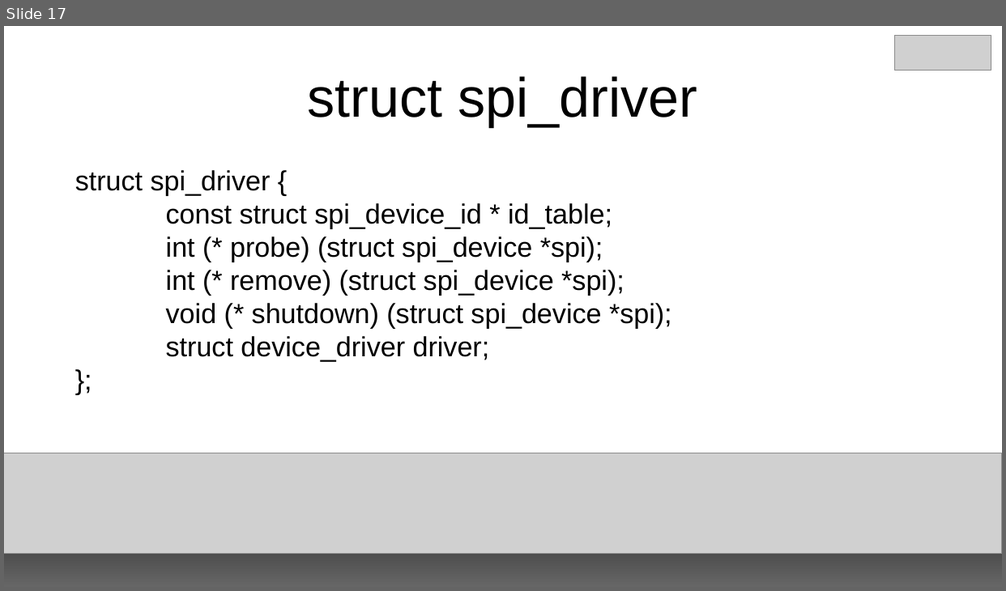
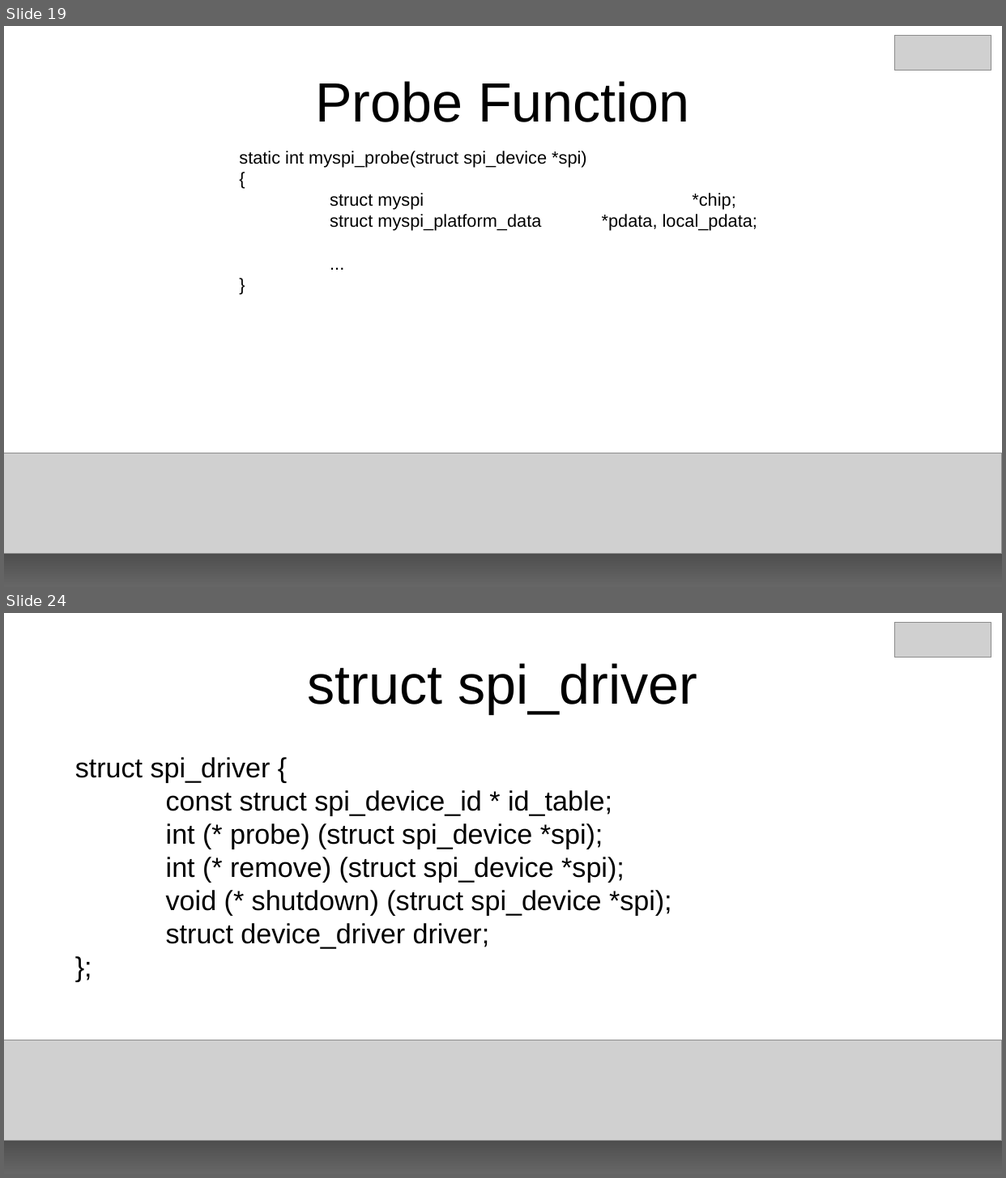
Before and after one commit to e-ale/Slides, a slide deck: building-an-spi-driver.odp. Shown one above the other, each under a label of ours: slide 17 before the commit, slides 19 and 24 after it; the slides between them are not shown. The pictures are 1006x591 and 1006x1178 pixels, drawn with LibreOffice and Linux fonts; fonts in the diff are those of the drawing; grey boxes stand for pictures. Boxes give left, top, right and bottom in pixels: in the first picture for what was removed or moved away, otherwise in the second. Text is boxed around its words. In the diff, an @@ line names an element or a change of style, - is before the commit and + after.

Commit message:
Add probe and devicetable examples
Also reorganize a bit.

```diff
--- a/building-an-spi-driver.odp
+++ b/building-an-spi-driver.odp
@@ slide 19 added at [4, 26, 1002, 587], background #FFFFFF @@
@@ picture added at [895, 35, 991, 71] @@
@@ title added at [315, 81, 690, 122], 44 pt, text #000000 @@
+Probe Function
@@ text added at [239, 151, 757, 231], 14 pt, text #000000 @@
+static int myspi_probe(struct spi_device *spi)
+{
+struct myspi *chip;
+struct myspi_platform_data *pdata, local_pdata;
+...
+}
@@ rectangle added at [4, 455, 1002, 587], fill gradient #000000 to #666666 @@
@@ picture added at [4, 454, 1002, 554] @@
@@ what was slide 17 is now slide 24 @@
```
Also in this commit, not shown: 3 slides changed, 4 other slides added.
